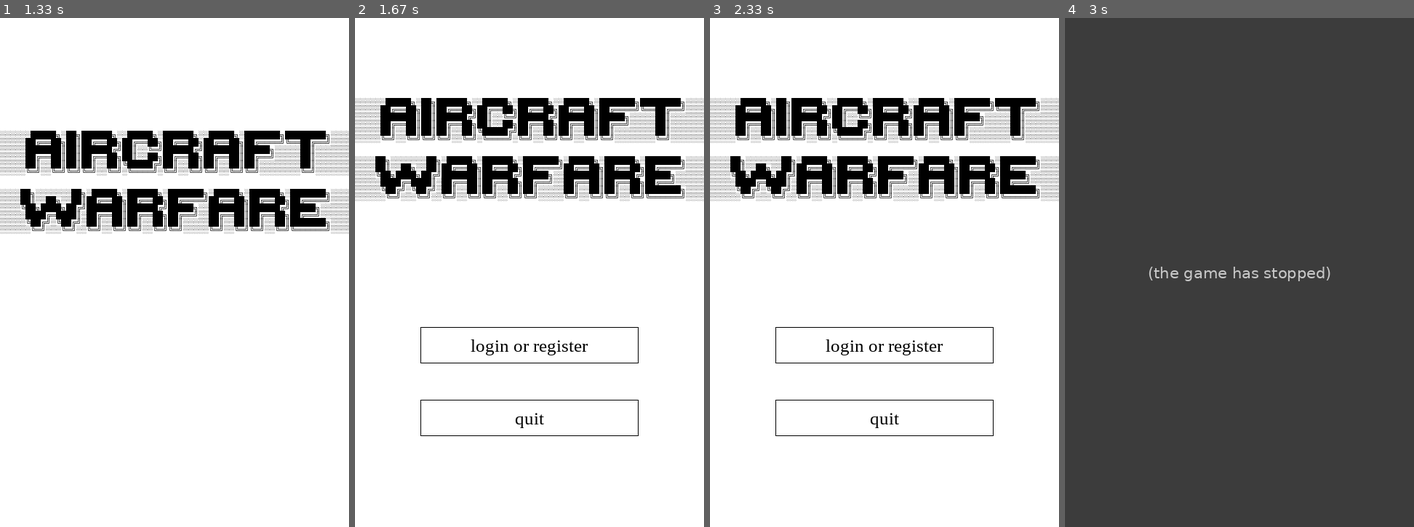
Above: before the commit, frames 1-4 (left to right).
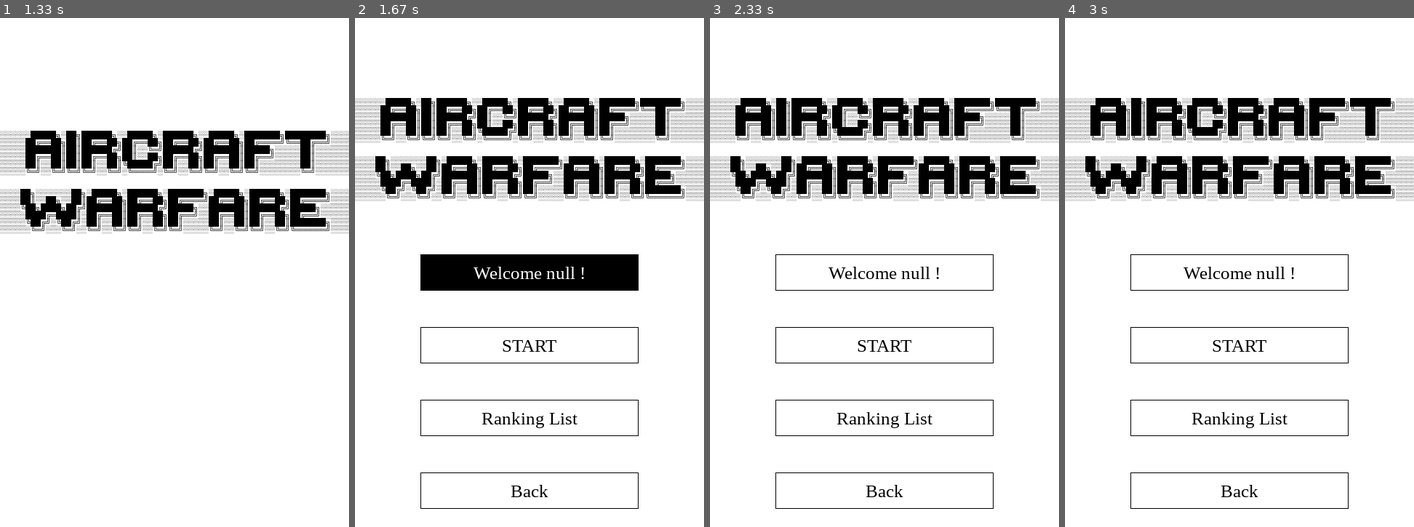
Above: after the commit, the same moments.

Repository: Twilight-lxy/aircraft-warfare
Game: pygame game, started from main.py
Two runs of this game, one before a commit and one after it. Both use one fixed random seed, a clock stepped at 60 frames per second and the inputs below.
Inputs (mouse positions are in pixels of both pictures, inside the frame that each line leads up to):
- Up to frame 1 (1.33 s): no input
- Up to frame 2 (1.67 s): press the mouse at (529, 420) at 1.37 s; move the mouse to (550, 338) at 1.47 s; release the mouse at (571, 257) at 1.6 s
- Up to frame 3 (2.33 s): press the mouse at (884, 491) at 1.7 s; move the mouse to (929, 359) at 1.8 s; release the mouse at (975, 226) at 1.93 s; press the mouse at (884, 343) at 2.03 s; move the mouse to (947, 359) at 2.13 s; release the mouse at (1006, 374) at 2.27 s
- Up to frame 4 (3 s): press the mouse at (1239, 420) at 2.37 s; move the mouse to (1222, 323) at 2.47 s; release the mouse at (1208, 231) at 2.6 s; press the mouse at (1239, 343) at 2.7 s; move the mouse to (1305, 252) at 2.8 s; release the mouse at (1368, 160) at 2.93 s

Frame 1 is identical in both runs. In frame 2, 5.3% of the frame differs, in the area x 18-82%, y 46-97%; in frame 3, 1.4%; in frame 4, 99%, in the area x 0-100%, y 0-100%.
Before the commit the program exited at 2.37 s; later frames show no game.

Commit message:
主界面

Diff:
--- a/main.py
+++ b/main.py
@@ -3,12 +3,14 @@
 from queue import Queue
 import time
 import pygame
-from src.lib.Constants import WINDOWS_SIZE, WIDTH, WHITE, RED
+from src.lib.Constants import WINDOWS_SIZE, WIDTH, WHITE, RED, FPS
 import src.lib.LoadResource
 import traceback
 import src.lib.Logo
 import src.lib.textBox
 from src.classes.ResourceDict import ResourceDict
+import src.lib.LoginAndRegester
+import src.lib.MainPage
 
 
 def initGame():
@@ -76,16 +78,15 @@
     queue.put(("loaded", "100"))
 
 
-def logIn():
+def logIn() -> str:
     global screen
     global threadQueue
     global mainClock
-    src.lib.Logo.movingLogoFromTo(screen)
     while not threadQueue.empty():
         threadQueue.get()
     mess, username = ("login", "null")
     mouseInloginTextBox = False
-    mouseInloginQuitBox = False
+    mouseInQuitTextBox = False
     while True:
         screen.fill(WHITE)
         src.lib.Logo.showLogo(screen, 0, 100)
@@ -118,13 +119,13 @@
                 else:
                     mouseInloginTextBox = False
                 if quitTextBox.collidepoint(mouse_position):
-                    mouseInloginQuitBox = True
+                    mouseInQuitTextBox = True
                 else:
-                    mouseInloginQuitBox = False
+                    mouseInQuitTextBox = False
             if event.type == pygame.MOUSEBUTTONDOWN:
                 if mouseInloginTextBox:
-                    pass  # getLoginMess(threadQueue)
-                if mouseInloginQuitBox:
+                    src.lib.LoginAndRegester.getLoginMess(threadQueue)
+                if mouseInQuitTextBox:
                     pygame.quit()
                     break
         if mess == "logined":
@@ -141,7 +142,7 @@
                 textColor=WHITE,
                 textBoxSideWidth=0,
             )
-        if mouseInloginQuitBox:
+        if mouseInQuitTextBox:
             loginTextBox = src.lib.textBox.draw_text_box(
                 screen,
                 mess="quit",
@@ -158,7 +159,8 @@
         except:
             pass
         pygame.display.flip()
-        mainClock.tick(60)
+        mainClock.tick(FPS)
+    return username
 
 
 def main():
@@ -169,23 +171,28 @@
     mainClock = pygame.time.Clock()
     threadQueue = Queue()
     initGame()
-    logIn()
+    src.lib.Logo.movingLogoFromTo(screen)
     while True:
+        username = logIn()
+        retmess = src.lib.MainPage.mainPage(screen, mainClock, username)
+        if retmess == "START":
+            pass  # startGame()
+        elif retmess == "Ranking List":
+            pass  # showRankingList()
+        else:
+            continue
         for event in pygame.event.get():  # 获取用户事件
             if event.type == pygame.QUIT:  # 如果事件为关闭窗口
                 # 退出pygame
                 pygame.quit()
                 break
-            elif event.type == pygame.MOUSEBUTTONDOWN:
-                pygame.mouse.get_pos()
 
 
 if __name__ == "__main__":
     try:
         main()
-    except SystemExit:
-        pass
+    except pygame.error:
+        print("GoodBye")
     except:
         traceback.print_exc()
-        pygame.quit()
         # input()
--- a/src/lib/Constants.py
+++ b/src/lib/Constants.py
@@ -9,3 +9,5 @@
 RED = (255, 0, 0)
 # 默认字体
 DEFALTFONT = str("Times_New_Roman")
+# 页面FPS
+FPS = 60
--- a/src/lib/LoginAndRegester.py
+++ b/src/lib/LoginAndRegester.py
@@ -1,6 +1,6 @@
 from queue import Queue
 def getLoginMess(threadQueue:Queue) -> None:
-    username = str()
+    username = 'test'
 
 
 
--- /dev/null
+++ b/src/lib/MainGame.py
@@ -0,0 +1,15 @@
+import pygame
+from pygame import Surface
+from classes.GameRecord import GameRecord
+from src.classes.User import User
+from src.classes.ResourceDict import ResourceDict
+def init():
+    pygame.mixer.music.play(-1)
+
+def startGame(screen:Surface,allresource:ResourceDict,mainClock:pygame.time.Clock,username:User) -> GameRecord:
+    gameRecord = GameRecord
+
+    init()
+
+
+    return gameRecord
--- /dev/null
+++ b/src/lib/MainPage.py
@@ -0,0 +1,137 @@
+import pygame
+from src.lib.Constants import FPS, WHITE, WIDTH
+from src.classes.User import User, UserException
+from src.lib.Logo import showLogo
+from src.lib.textBox import draw_text_box
+
+
+def mainPage(
+    screen: pygame.Surface, mainClock: pygame.time.Clock, username: User
+) -> str:
+    mouseInWelcomeTextBox = False
+    mouseInStartTextBox = False
+    mouseInRankingTextBox = False
+    mouseInQuitTextBox = False
+    while True:
+        screen.fill(WHITE)
+        showLogo(screen, 0, 100)
+        welcomeTextBox = draw_text_box(
+            screen,
+            mess="Welcome " + username + " !",
+            fontSize=25,
+            textBoxHeight=50,
+            textBoxWidth=300,
+            textBoxMidY=350,
+            textBoxMidX=WIDTH / 2,
+        )
+        startTextBox = draw_text_box(
+            screen,
+            mess="START",
+            fontSize=25,
+            textBoxHeight=50,
+            textBoxWidth=300,
+            textBoxMidY=450,
+            textBoxMidX=WIDTH / 2,
+        )
+        rankingTextBox = draw_text_box(
+            screen,
+            mess="Ranking List",
+            fontSize=25,
+            textBoxHeight=50,
+            textBoxWidth=300,
+            textBoxMidY=550,
+            textBoxMidX=WIDTH / 2,
+        )
+        quitTextBox = draw_text_box(
+            screen,
+            mess="Back",
+            fontSize=25,
+            textBoxHeight=50,
+            textBoxWidth=300,
+            textBoxMidY=650,
+            textBoxMidX=WIDTH / 2,
+        )
+        for event in pygame.event.get():
+            if event.type == pygame.QUIT:
+                pygame.quit()
+                break
+            if event.type == pygame.MOUSEMOTION:
+                mouse_position = pygame.mouse.get_pos()
+                if welcomeTextBox.collidepoint(mouse_position):
+                    mouseInWelcomeTextBox = True
+                else:
+                    mouseInWelcomeTextBox = False
+
+                if startTextBox.collidepoint(mouse_position):
+                    mouseInStartTextBox = True
+                else:
+                    mouseInStartTextBox = False
+
+                if rankingTextBox.collidepoint(mouse_position):
+                    mouseInRankingTextBox = True
+                else:
+                    mouseInRankingTextBox = False
+
+                if quitTextBox.collidepoint(mouse_position):
+                    mouseInQuitTextBox = True
+                else:
+                    mouseInQuitTextBox = False
+            if event.type == pygame.MOUSEBUTTONDOWN:
+                if welcomeTextBox:
+                    pass  # showUserMess()
+                if mouseInStartTextBox:
+                    return "start"
+                if mouseInRankingTextBox:
+                    return "rankin"
+                if mouseInQuitTextBox:
+                    return "back"
+        if mouseInWelcomeTextBox:
+            welcomeTextBox = draw_text_box(
+                screen,
+                mess="Welcome " + username + " !",
+                fontSize=25,
+                textBoxHeight=50,
+                textBoxWidth=300,
+                textBoxMidY=350,
+                textBoxMidX=WIDTH / 2,
+                textColor=WHITE,
+                textBoxSideWidth=0,
+            )
+        if mouseInStartTextBox:
+            startTextBox = draw_text_box(
+                screen,
+                mess="START",
+                fontSize=25,
+                textBoxHeight=50,
+                textBoxWidth=300,
+                textBoxMidY=450,
+                textBoxMidX=WIDTH / 2,
+                textColor=WHITE,
+                textBoxSideWidth=0,
+            )
+        if mouseInRankingTextBox:
+            rankingTextBox = draw_text_box(
+                screen,
+                mess="Ranking List",
+                fontSize=25,
+                textBoxHeight=50,
+                textBoxWidth=300,
+                textBoxMidY=550,
+                textBoxMidX=WIDTH / 2,
+                textColor=WHITE,
+                textBoxSideWidth=0,
+            )
+        if mouseInQuitTextBox:
+            quitTextBox = draw_text_box(
+                screen,
+                mess="Back",
+                fontSize=25,
+                textBoxHeight=50,
+                textBoxWidth=300,
+                textBoxMidY=650,
+                textBoxMidX=WIDTH / 2,
+                textColor=WHITE,
+                textBoxSideWidth=0,
+            )
+        pygame.display.flip()
+        mainClock.tick(FPS)
